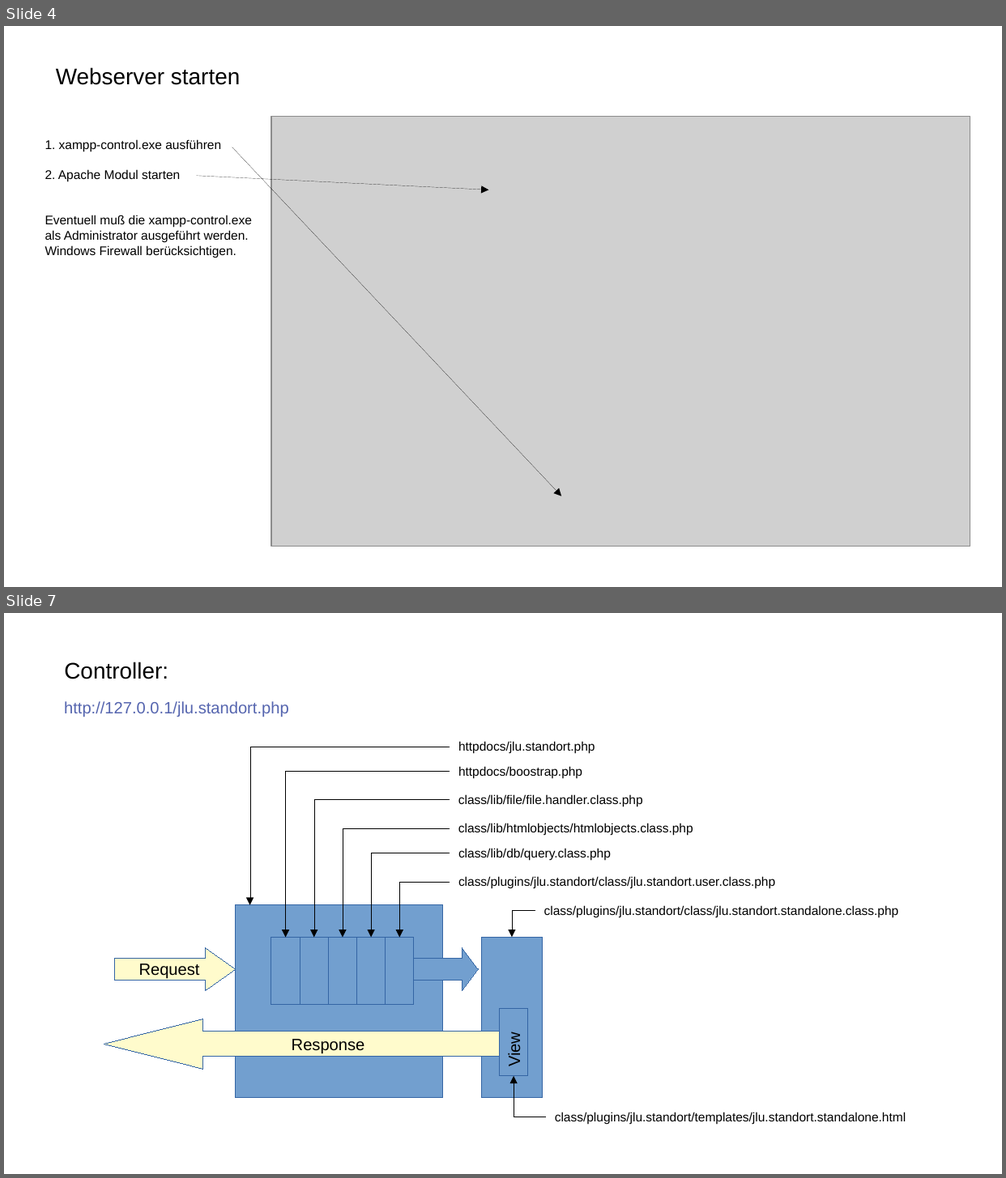
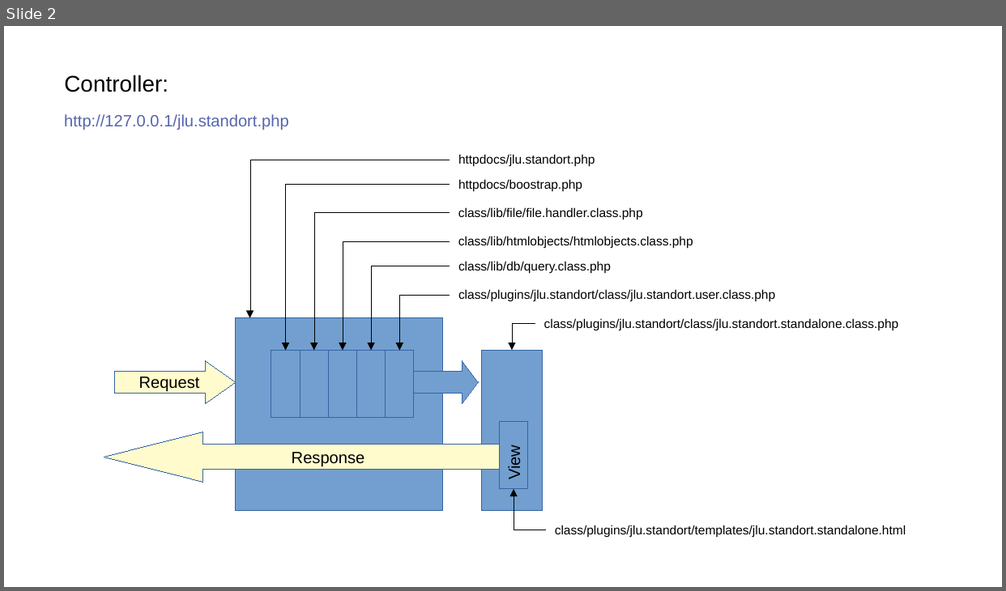
Before and after one commit to cafmone/jlu.standort, a slide deck: README.odp. Shown one above the other, each under a label of ours: slides 4 and 7 before the commit, slide 2 after it; the slides between them are not shown. The pictures are 1006x1178 and 1006x591 pixels, drawn with LibreOffice and Linux fonts; fonts in the diff are those of the drawing; grey boxes stand for pictures. Boxes give left, top, right and bottom in pixels: in the first picture for what was removed or moved away, otherwise in the second. Text is boxed around its words. In the diff, an @@ line names an element or a change of style, - is before the commit and + after.

```diff
--- a/README.odp
+++ b/README.odp
@@ slide 4 removed at (x1=4, y1=26, x2=1002, y2=587), background #FFFFFF @@
@@ text removed at (x1=56, y1=67, x2=240, y2=85) @@
-Webserver starten
@@ picture removed at (x1=271, y1=117, x2=970, y2=547) @@
@@ text removed at (x1=45, y1=139, x2=252, y2=258) @@
-1. xampp-control.exe ausführen
-2. Apache Modul starten
-Eventuell muß die xampp-control.exe
-als Administrator ausgeführt werden.
-Windows Firewall berücksichtigen.
@@ arrow removed from (232, 148) to (562, 497) @@
@@ arrow removed from (197, 175) to (488, 190) @@
@@ what was slide 7 is now slide 2 @@
```
Also in this commit, not shown: 1 slide changed, 4 other slides removed, 2 other files.
